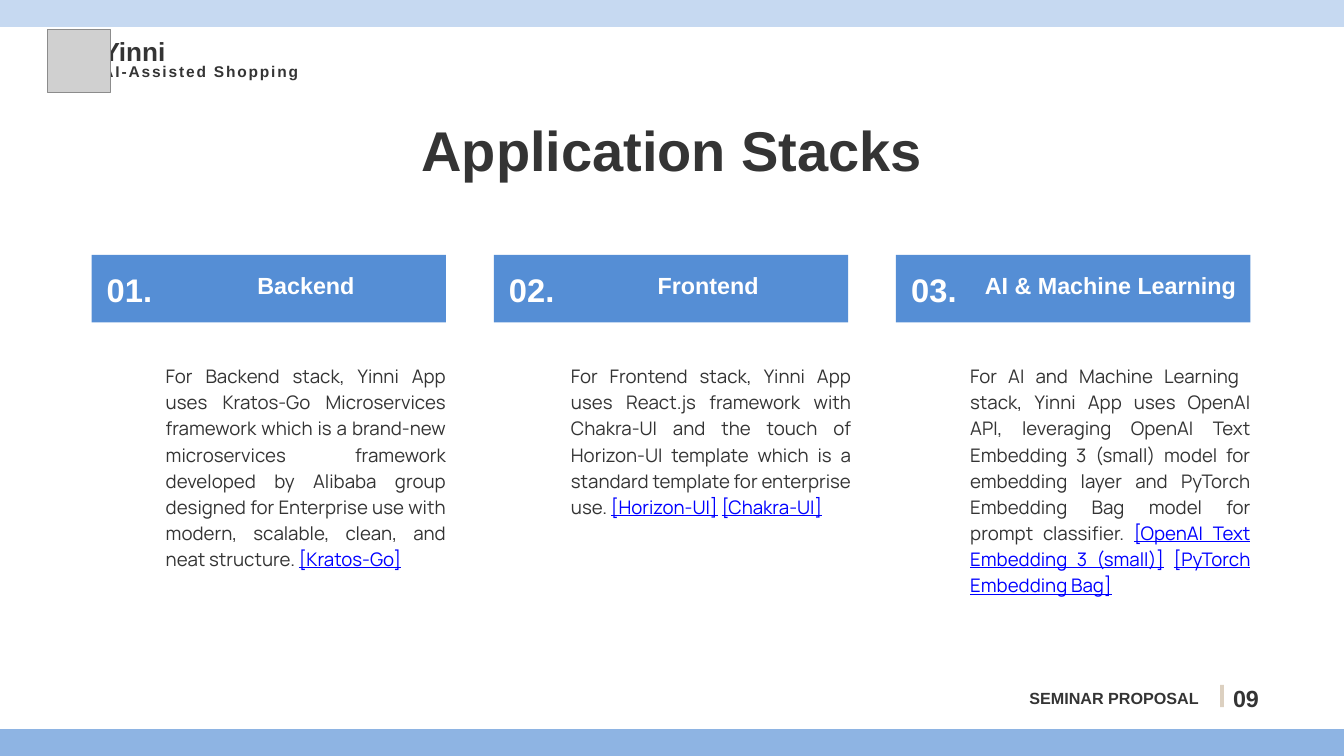
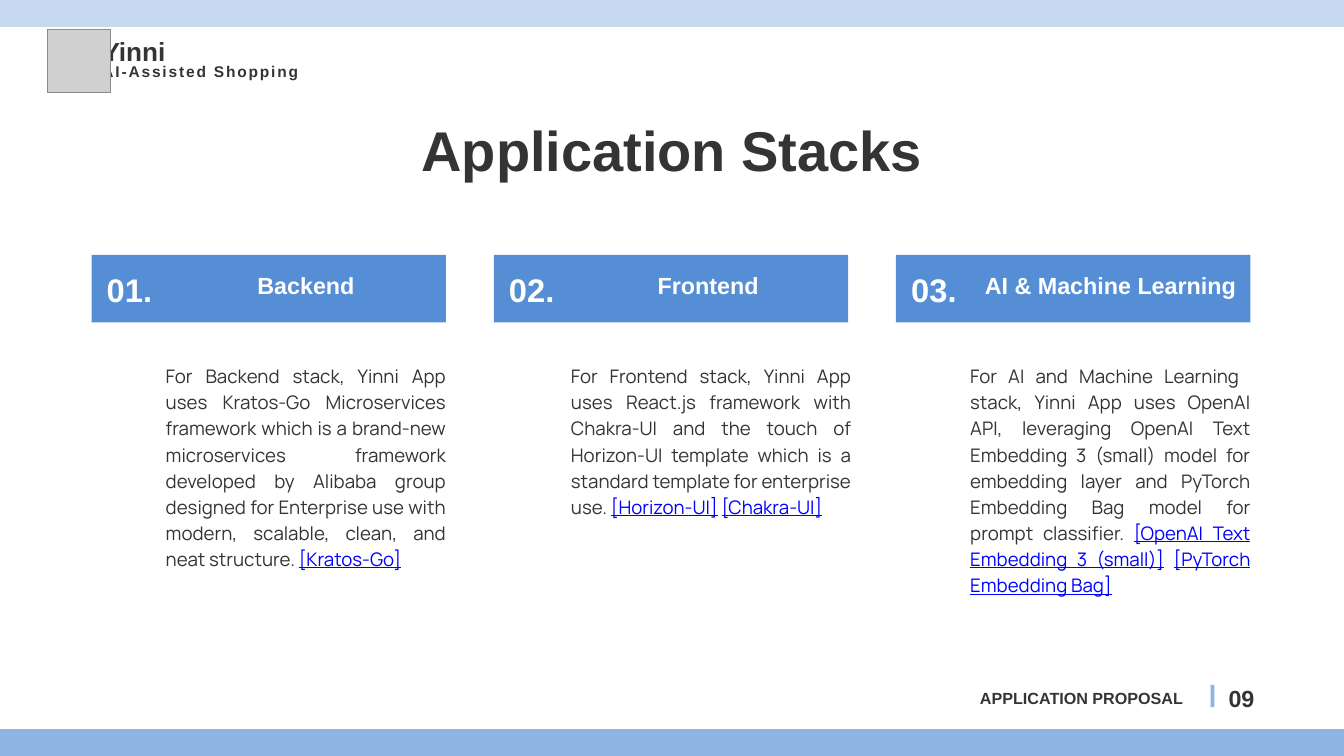
Before and after one commit to azzamt11/yinni_backend, a slide deck: slide 9 of yinni_app_proposal.pptx. Drawn at 1344x756 pixels with LibreOffice and Linux fonts; fonts in the diff are those of the drawing; grey boxes stand for pictures. Boxes give left, top, right and bottom in pixels: in the first picture for what was removed or moved away, otherwise in the second. Text is boxed around its words. In the diff, an @@ line names an element or a change of style, - is before the commit and + after.

```diff
--- a/yinni_app_proposal.pptx
+++ b/yinni_app_proposal.pptx
@@ line moved from (1222, 685) - (1222, 707) to (1212, 685) - (1212, 707) @@
@@ line (1212, 685) - (1212, 707): stroke #DCD0C0 4 pt to #8EB4E3 4 pt @@
@@ text "09": place and size @@
-text "09" at bbox=[1233, 690, 1259, 707]
+text "09" at bbox=[1229, 690, 1255, 707]
@@ text at bbox=[980, 692, 1182, 704]: text changed @@
-SEMINAR PROPOSAL
+APPLICATION PROPOSAL
```
Also in this commit, not shown: 3 other slides changed, 5 slides added, 1 other file.
